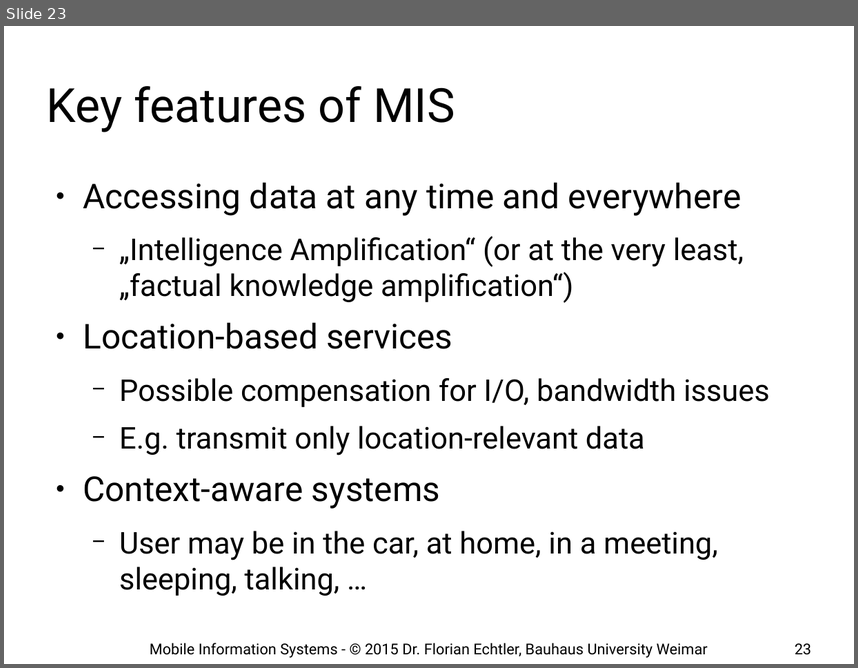
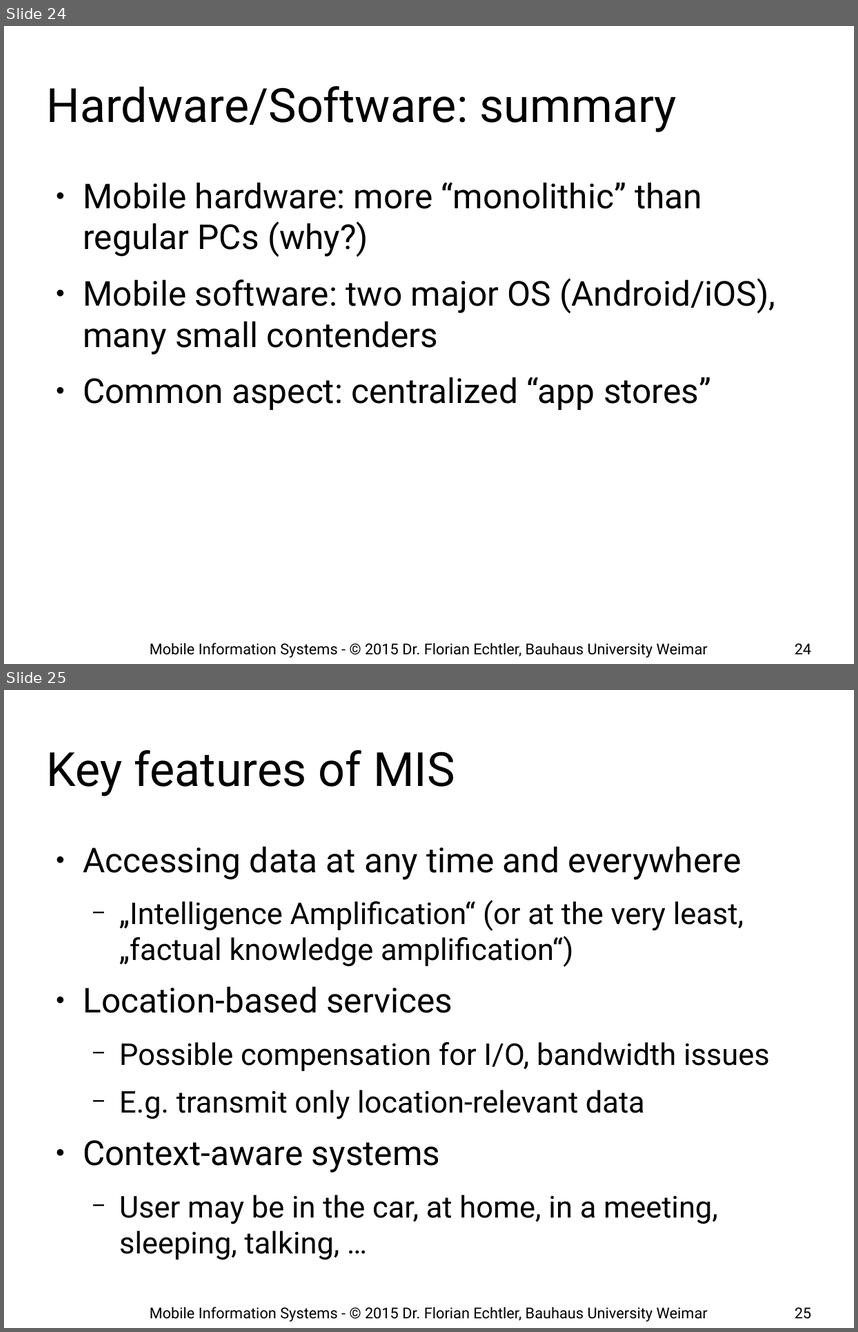
Before and after one commit to floe/mobile-information-systems, a slide deck: 01-introduction-basics.odp. Shown one above the other, each under a label of ours: slide 23 before the commit, slides 24 and 25 after it. The pictures are 858x668 and 858x1332 pixels, drawn with LibreOffice and Linux fonts; fonts in the diff are those of the drawing; background and template pictures are left out. Boxes give left, top, right and bottom in pixels: in the first picture for what was removed or moved away, otherwise in the second. Text is boxed around its words. In the diff, an @@ line names an element or a change of style, - is before the commit and + after.

Commit message:
add summary slides after each block

```diff
--- a/01-introduction-basics.odp
+++ b/01-introduction-basics.odp
@@ slide 24 added at (4,26,854,664), background #FFFFFF @@
@@ title added at (47,86,677,132), 44 pt, text #000000 @@
+Hardware/Software: summary
@@ text added at (83,182,776,410), 32 pt, text #000000 @@
+● Mobile hardware: more “monolithic” than regular PCs (why?)
+● Mobile software: two major OS (Android/iOS), many small contenders
+● Common aspect: centralized “app stores”
@@ text added at (150,642,708,657), 14 pt, text #000000 @@
+Mobile Information Systems - © 2015 Dr. Florian Echtler, Bauhaus University Weimar
@@ page number added at (795,643,811,654), 14 pt, text #000000 @@
+24
@@ what was slide 23 is now slide 25 @@
@@ page number at (795,1307,811,1319): text changed @@
-23
+25
```
Also in this commit, not shown: 1 slide changed, 2 other slides added.
